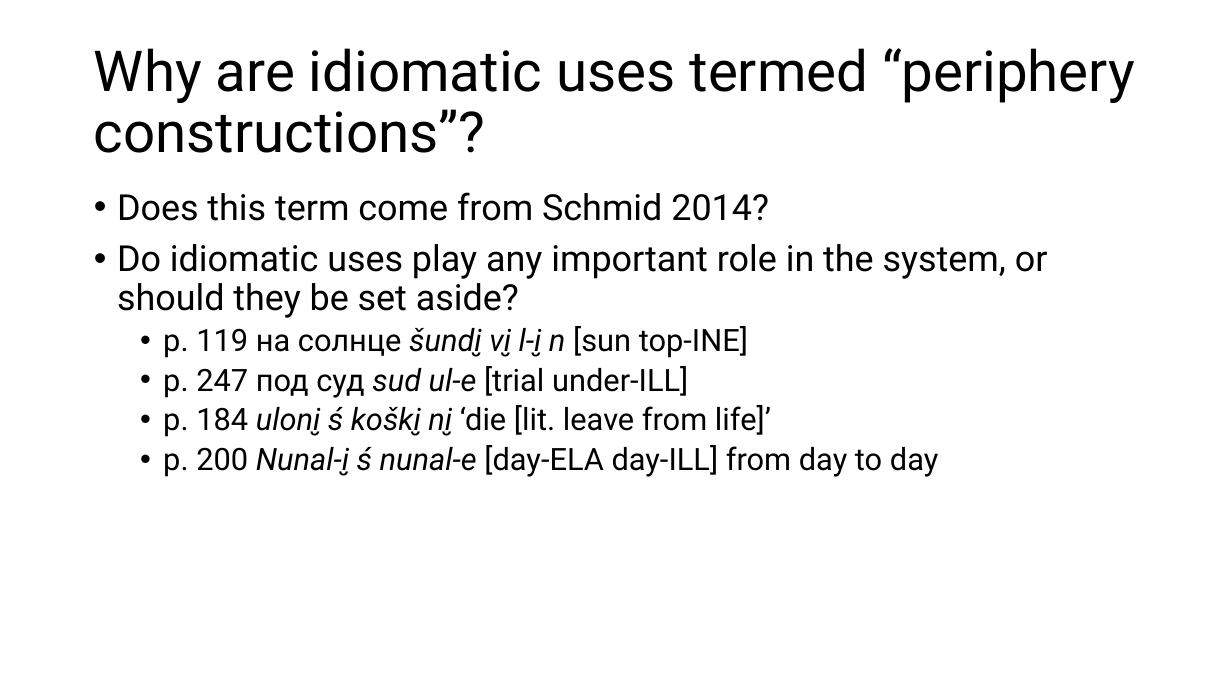
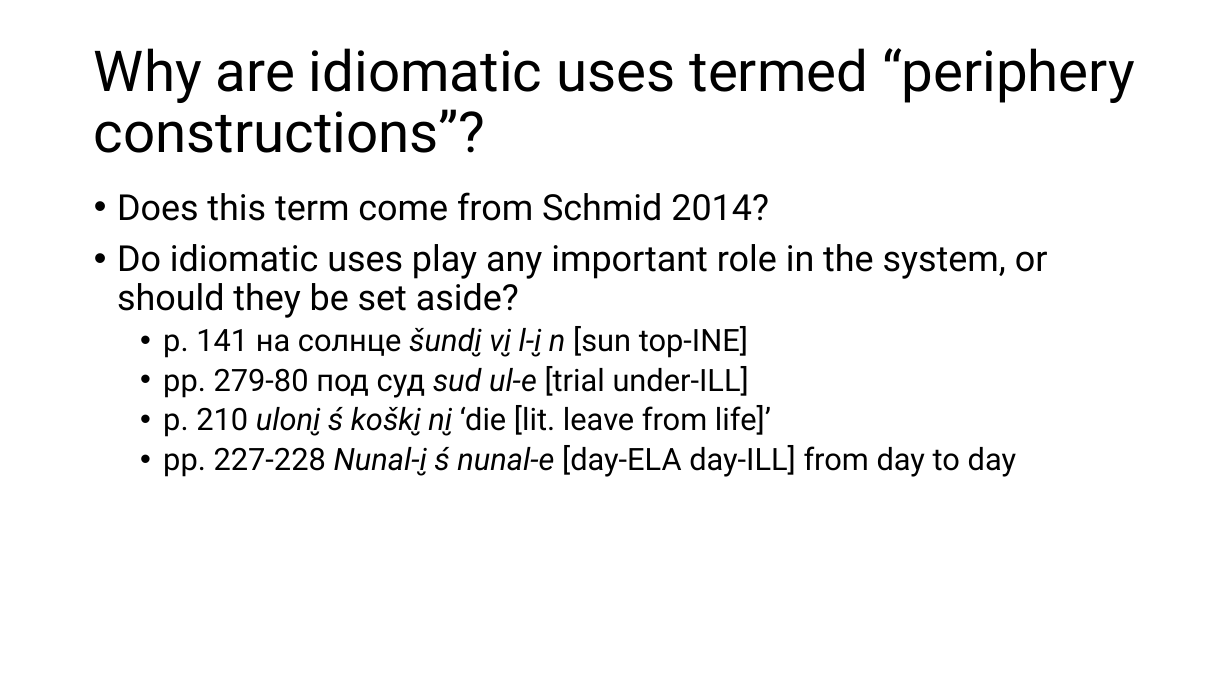
Before and after one commit to lajanda/lajanda.github.io, a slide deck: slide 12 of conference presentations/Defense_Erkkila.pptx (slide 10 before the commit). Drawn at 1232x693 pixels with LibreOffice and Linux fonts; fonts in the diff are those of the drawing. Boxes give left, top, right and bottom in pixels: in the first picture for what was removed or moved away, otherwise in the second. Text is boxed around its words. In the diff, an @@ line names an element or a change of style, - is before the commit and + after.

```diff
--- a/conference presentations/Defense_Erkkila.pptx
+++ b/conference presentations/Defense_Erkkila.pptx
@@ text at (x1=163, y1=326, x2=1016, y2=477): text changed @@
-  • p. 119 на солнце šundi̮ vi̮ l-i̮ n [sun top-INE]
-  • p. 247 под суд sud ul-e [trial under-ILL]
-  • p. 184 uloni̮ ś koški̮ ni̮ ‘die [lit. leave from life]’
-  • p. 200 Nunal-i̮ ś nunal-e [day-ELA day-ILL] from day to day
+  • p. 141 на солнце šundi̮ vi̮ l-i̮ n [sun top-INE]
+  • pp. 279-80 под суд sud ul-e [trial under-ILL]
+  • p. 210 uloni̮ ś koški̮ ni̮ ‘die [lit. leave from life]’
+  • pp. 227-228 Nunal-i̮ ś nunal-e [day-ELA day-ILL] from day to day
```
Also in this commit, not shown: 17 other slides changed, 6 slides added, 1 slide removed, 1 other file.
